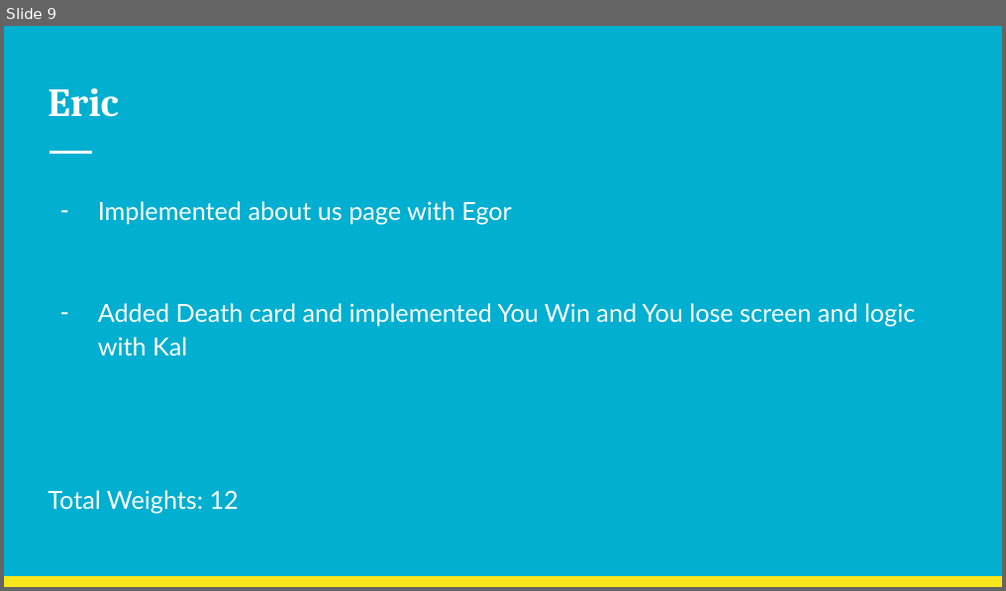
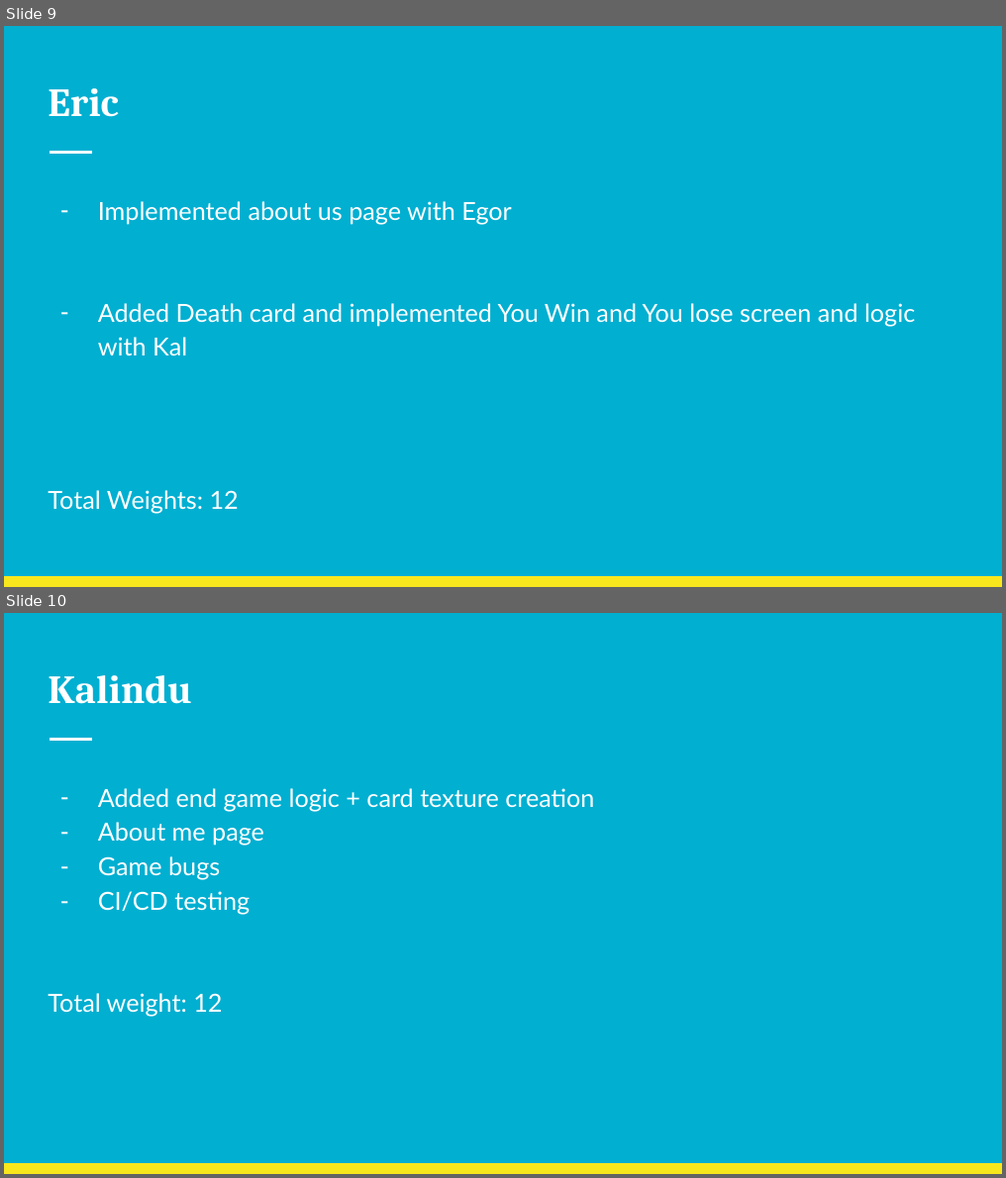
Before and after one commit to Cavaari/Gaming-Website, a slide deck: sprint-3-presentation/Sprint 3.pptx. Shown one above the other, each under a label of ours: slide 9 before the commit, slides 9 and 10 after it. The pictures are 1006x591 and 1006x1178 pixels, drawn with LibreOffice and Linux fonts; fonts in the diff are those of the drawing. Boxes give left, top, right and bottom in pixels: in the first picture for what was removed or moved away, otherwise in the second. Text is boxed around its words. In the diff, an @@ line names an element or a change of style, - is before the commit and + after.

```diff
--- a/sprint-3-presentation/Sprint 3.pptx
+++ b/sprint-3-presentation/Sprint 3.pptx
@@ slide 10 added at <box>4,613,1002,1174</box>, background #01AFD1; not listed: 2 template elements that a slide beside it also shows @@
@@ title added at <box>48,675,192,704</box>, 28.8 pt, text #FFFFFF, bold @@
+Kalindu
@@ text added at <box>48,788,594,1017</box>, 18 pt, text #FFFFFF @@
+– Added end game logic + card texture creation
+– About me page
+– Game bugs
+– CI/CD testing
+Total weight: 12
```
Also in this commit, not shown: 1 other slide added, 2 slides removed.
